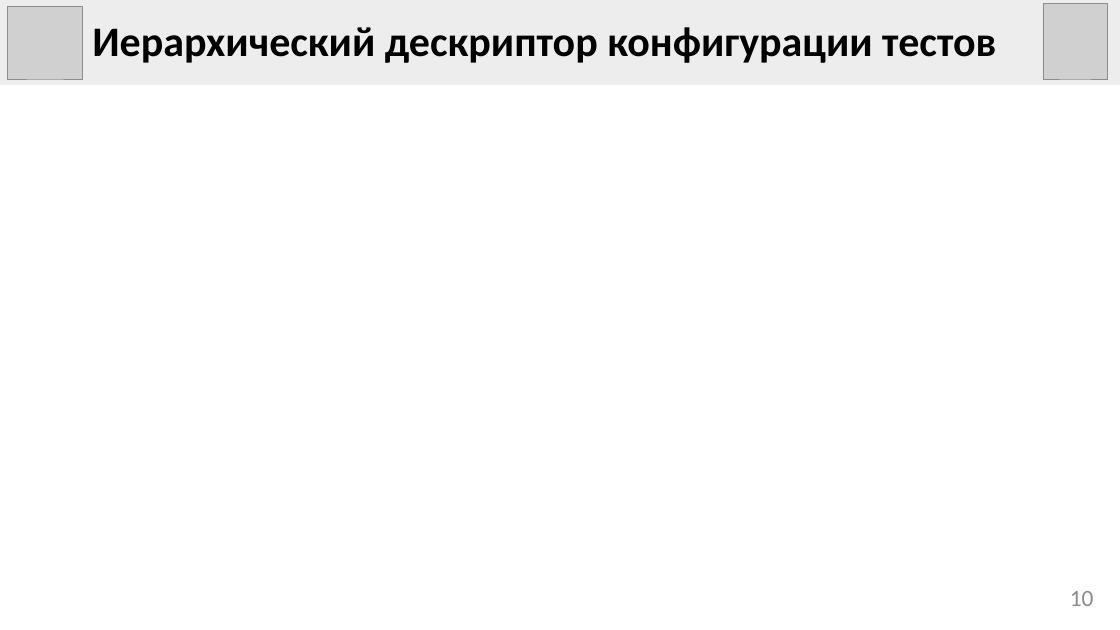
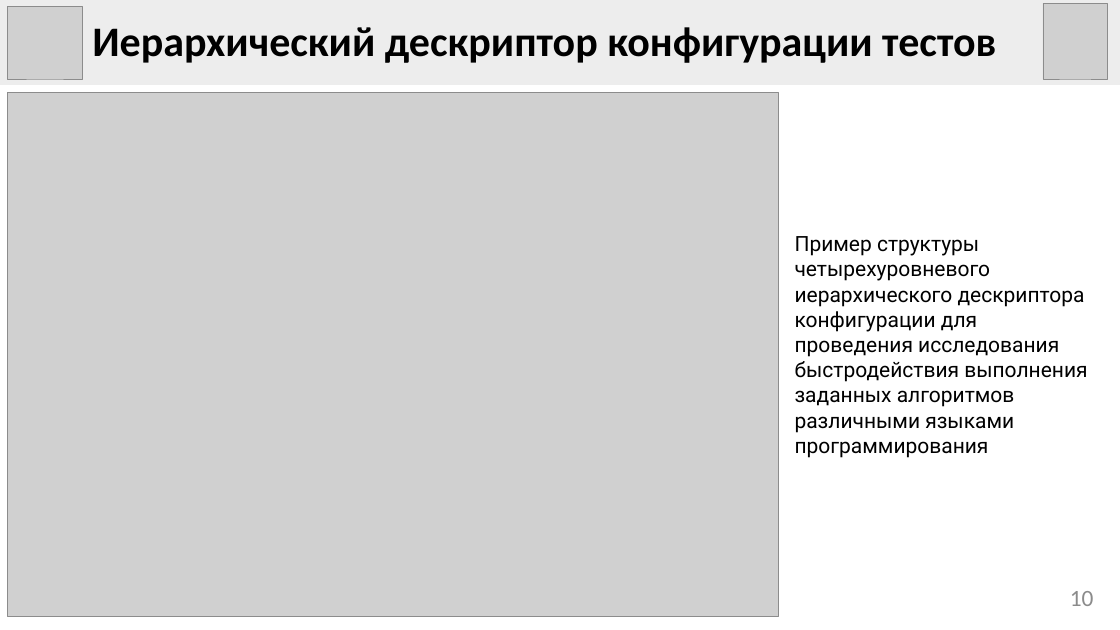
Before and after one commit to eleven5150/mips-emulation, a slide deck: slide 10 of docs/presentation/presentation.pptx. Drawn at 1120x630 pixels with LibreOffice and Linux fonts; fonts in the diff are those of the drawing; grey boxes stand for pictures. Boxes give left, top, right and bottom in pixels: in the first picture for what was removed or moved away, otherwise in the second. Text is boxed around its words. In the diff, an @@ line names an element or a change of style, - is before the commit and + after.

```diff
--- a/docs/presentation/presentation.pptx
+++ b/docs/presentation/presentation.pptx
@@ picture added at (8, 92, 779, 617) @@
@@ text added at (795, 236, 1087, 458), 18 pt, text #000000 @@
+Пример структуры четырехуровневого иерархического дескриптора конфигурации для проведения исследования быстродействия выполнения заданных алгоритмов различными языками программирования
```
Also in this commit, not shown: 2 slides added, 11 other files.
